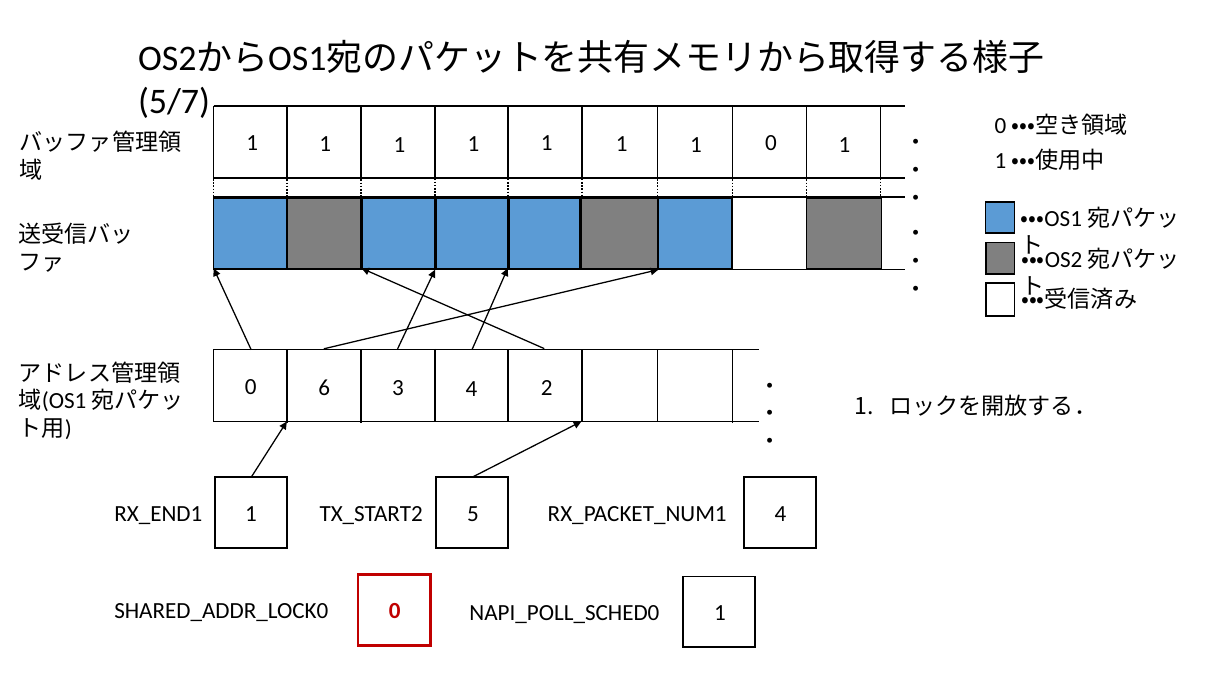
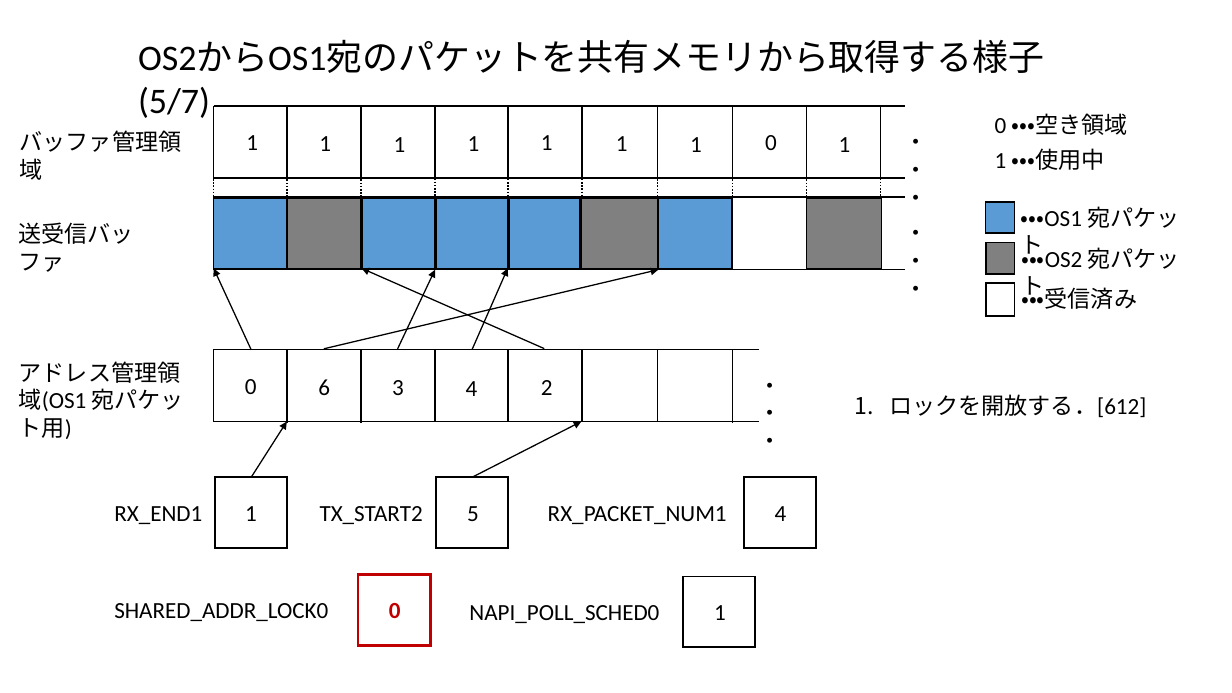
Before and after one commit to yoshida-shu/materials, a slide deck: slide 15 of snull.pptx. Drawn at 1232x693 pixels with LibreOffice and Linux fonts; fonts in the diff are those of the drawing. Boxes give left, top, right and bottom in pixels: in the first picture for what was removed or moved away, otherwise in the second. Text is boxed around its words. In the diff, an @@ line names an element or a change of style, - is before the commit and + after.

```diff
--- a/snull.pptx
+++ b/snull.pptx
@@ text at [889, 394, 1146, 417]: text changed @@
-1. ロックを開放する．
+1. ロックを開放する．[612]
```
Also in this commit, not shown: 15 other slides changed, 1 other file.
